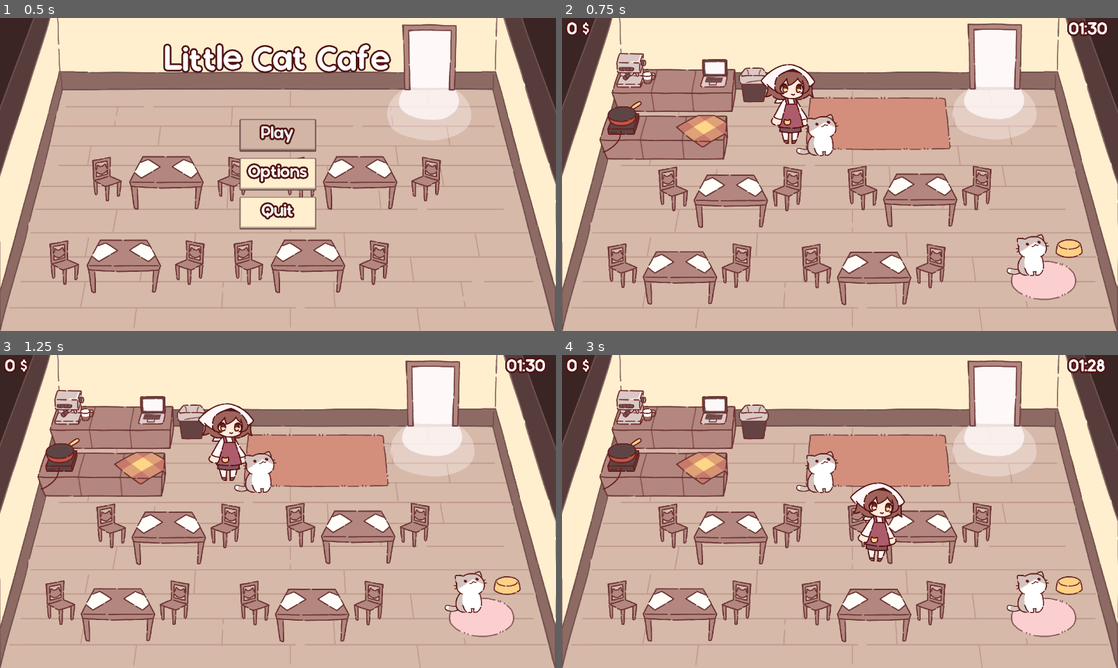
Above: before the commit, frames 1-4 (two rows, left to right).
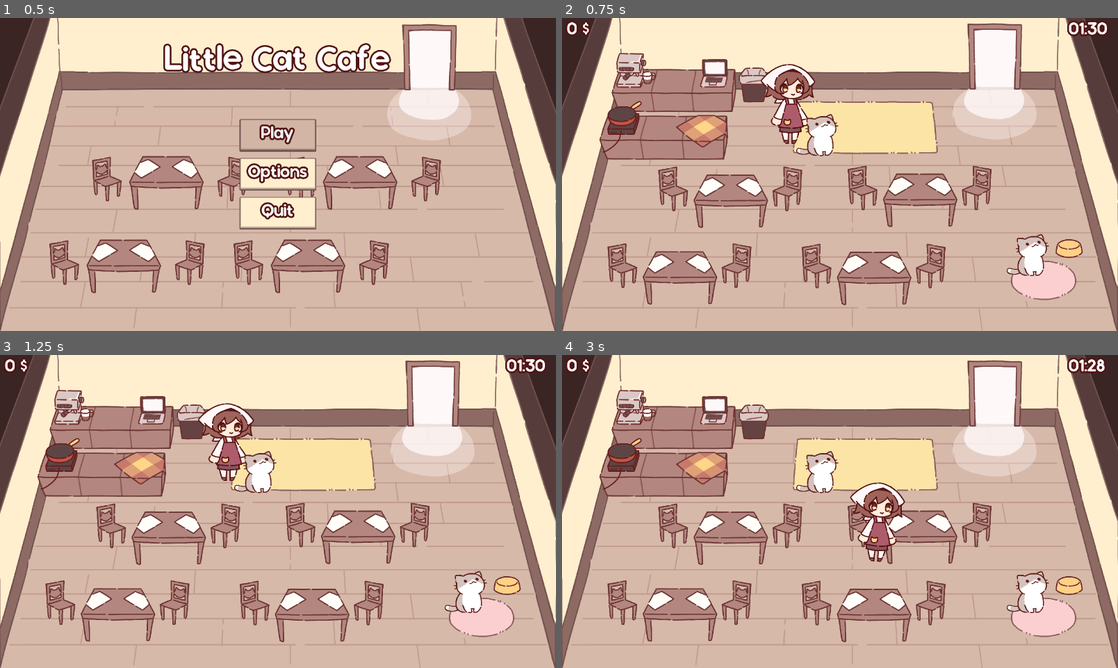
Above: after the commit, the same moments.

Repository: NuTrynity/Little-Cat-Cafe
Game: Godot game, scene res://Nodes/UI/main_menu.tscn
Two runs of this game, one before a commit and one after it. Both use one fixed random seed, a clock stepped at 60 frames per second and the inputs below.
Inputs:
- Up to frame 1 (0.5 s): no input
- Up to frame 2 (0.75 s): click "Play" at 0.5 s
- Up to frame 3 (1.25 s): no input
- Up to frame 4 (3 s): hold Right (move_right) 1.28-2.03 s; hold E (interact) 1.28-2.03 s; hold S (move_down) 2.03-2.78 s; tap E (interact) at 2.1 s; hold Right (move_right) from 2.78 s (still down); hold E (interact) from 2.78 s (still down)

Frame 1 is identical in both runs. In frame 2, 4.1% of the frame differs, in the area x 41-70%, y 25-44%; in frame 3, 4.1%; in frame 4, 4.2%.

Commit message:
added a carpet

Diff:
--- a/Nodes/ObjectNodes/red_carpet.tscn
+++ b/Nodes/ObjectNodes/long_carpet.tscn
@@ -1,12 +1,12 @@
 [gd_scene load_steps=2 format=3 uid="uid://cukw642r356d0"]
 
-[ext_resource type="Texture2D" uid="uid://b5k4wojbjjwhw" path="res://Sprites/red_carpet.png" id="1_b2hy4"]
+[ext_resource type="Texture2D" uid="uid://bi12bfkstre2i" path="res://Sprites/yellow_carpet.png" id="1_negmj"]
 
-[node name="RedCarpet" type="Node2D"]
+[node name="LongCarpet" type="Node2D"]
 
-[node name="RedCarpet" type="Sprite2D" parent="."]
+[node name="YellowCarpet" type="Sprite2D" parent="."]
 position = Vector2(0, -1)
-texture = ExtResource("1_b2hy4")
+texture = ExtResource("1_negmj")
 
 [node name="Polygon2D" type="Polygon2D" parent="."]
 color = Color(1, 1, 1, 0)
--- a/scene_0.tscn
+++ b/scene_0.tscn
@@ -20,7 +20,7 @@
 [ext_resource type="PackedScene" uid="uid://cubfrbk4ecgv4" path="res://Nodes/ObjectNodes/table.tscn" id="14_l1tow"]
 [ext_resource type="PackedScene" uid="uid://i145yj5f8vf5" path="res://Nodes/ObjectNodes/cat_carpet.tscn" id="16_6nit4"]
 [ext_resource type="AudioStream" uid="uid://bh3brjbcwn4o6" path="res://Assets/Music/Gameplay.wav" id="16_urv4l"]
-[ext_resource type="PackedScene" uid="uid://cukw642r356d0" path="res://Nodes/ObjectNodes/red_carpet.tscn" id="19_y2q1h"]
+[ext_resource type="PackedScene" uid="uid://cukw642r356d0" path="res://Nodes/ObjectNodes/long_carpet.tscn" id="19_y2q1h"]
 
 [sub_resource type="TileSetAtlasSource" id="TileSetAtlasSource_jwwdi"]
 texture = ExtResource("3_dell3")
@@ -121,8 +121,8 @@
 [node name="CatCarpet" parent="Background" instance=ExtResource("16_6nit4")]
 position = Vector2(2219, 1210)
 
-[node name="RedCarpet" parent="Background" instance=ExtResource("19_y2q1h")]
-position = Vector2(1448, 487)
+[node name="LongCarpet" parent="Background" instance=ExtResource("19_y2q1h")]
+position = Vector2(1389, 505)
 
 [node name="StaticBody2D" type="StaticBody2D" parent="."]
 position = Vector2(274, 664)
Binary file added: Sprites/yellow_carpet.png
Not shown, added: Sprites/yellow_carpet.png.import
